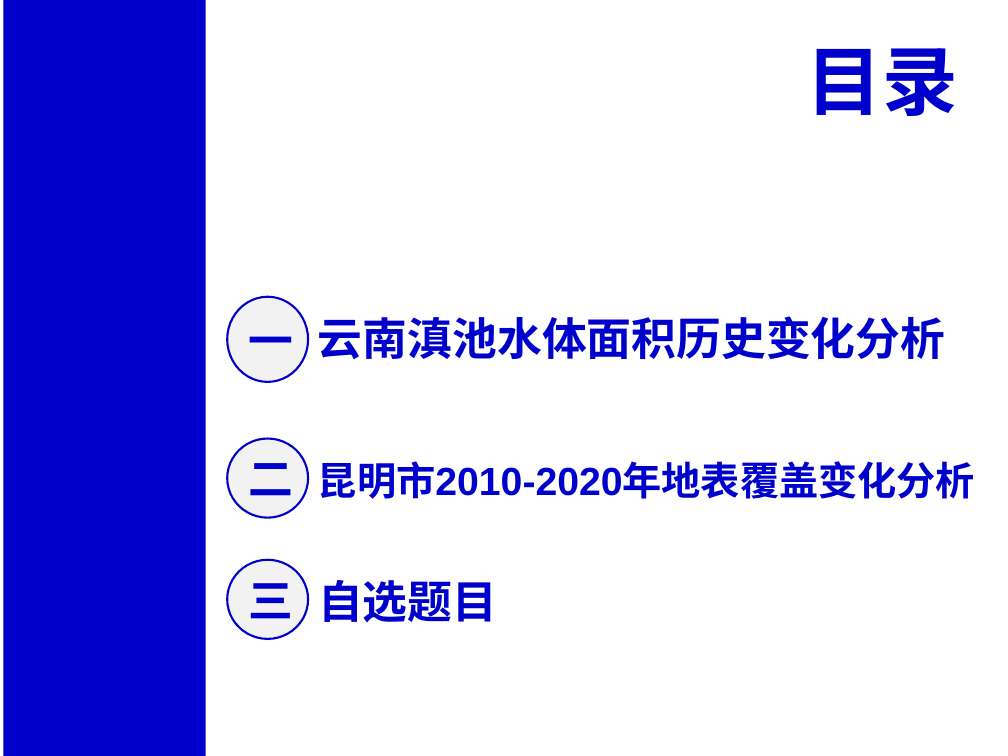
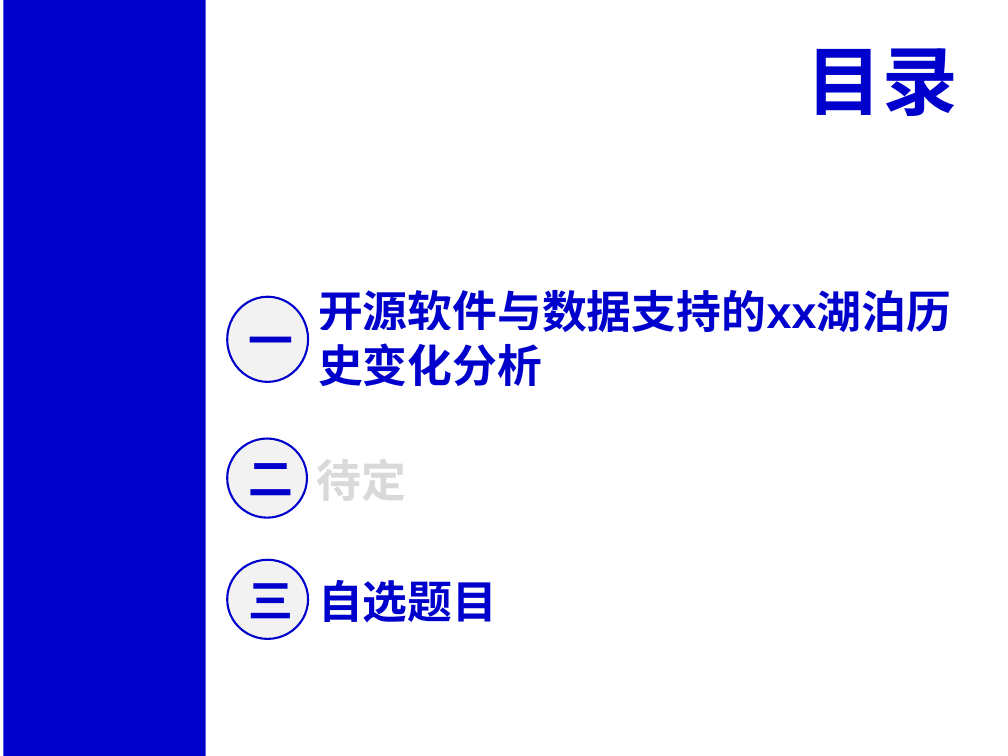
Before and after one commit to xinluo2018/open-source-gis-course, a slide deck: slide 2 of 第7章-开源GIS项目实践-6课时/第7章-开源GIS项目应用实践.pptx. Drawn at 1008x756 pixels with LibreOffice and Linux fonts; fonts in the diff are those of the drawing. Boxes give left, top, right and bottom in pixels: in the first picture for what was removed or moved away, otherwise in the second. Text is boxed around its words. In the diff, an @@ line names an element or a change of style, - is before the commit and + after.

```diff
--- a/第7章-开源GIS项目实践-6课时/第7章-开源GIS项目应用实践.pptx
+++ b/第7章-开源GIS项目实践-6课时/第7章-开源GIS项目应用实践.pptx
@@ text at box(318, 290, 951, 332): text changed @@
-云南滇池水体面积历史变化分析
+开源软件与数据支持的xx湖泊历史变化分析
@@ text at box(317, 445, 407, 510): text changed; size 28 to 32 pt; text colour #0000CC to #D9D9D9 @@
-昆明市2010-2020年地表覆盖变化分析
+待定
```
Also in this commit, not shown: 3 other slides changed, 2 slides added, 2 slides removed, 7 other files.
